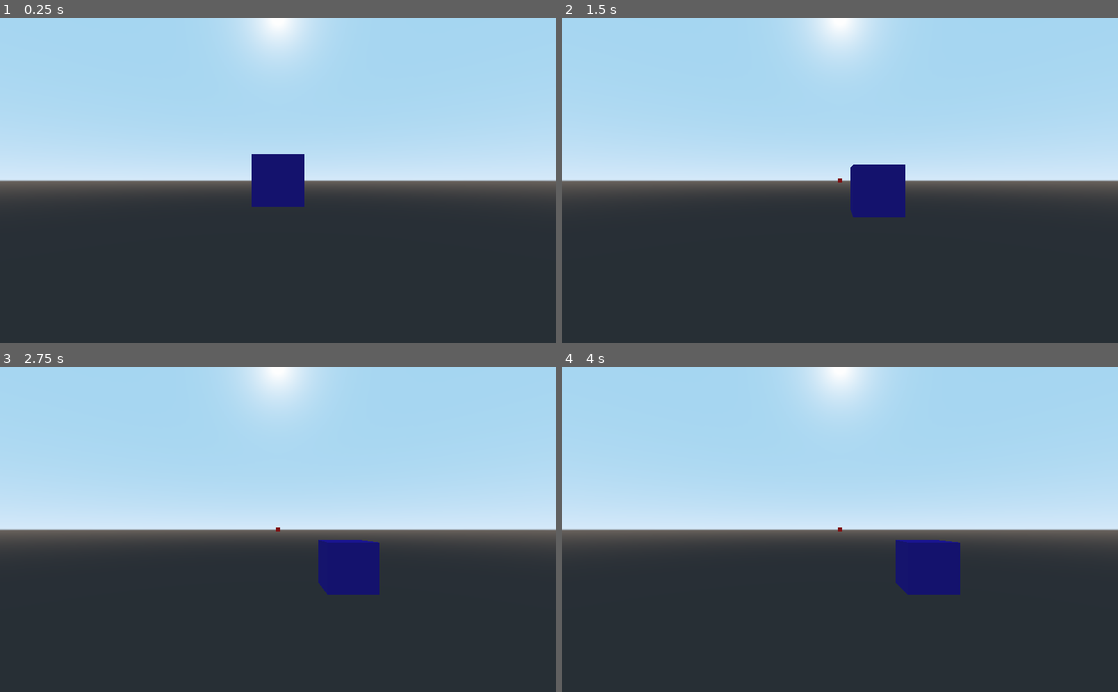
Above: before the commit, frames 1-4 (two rows, left to right).
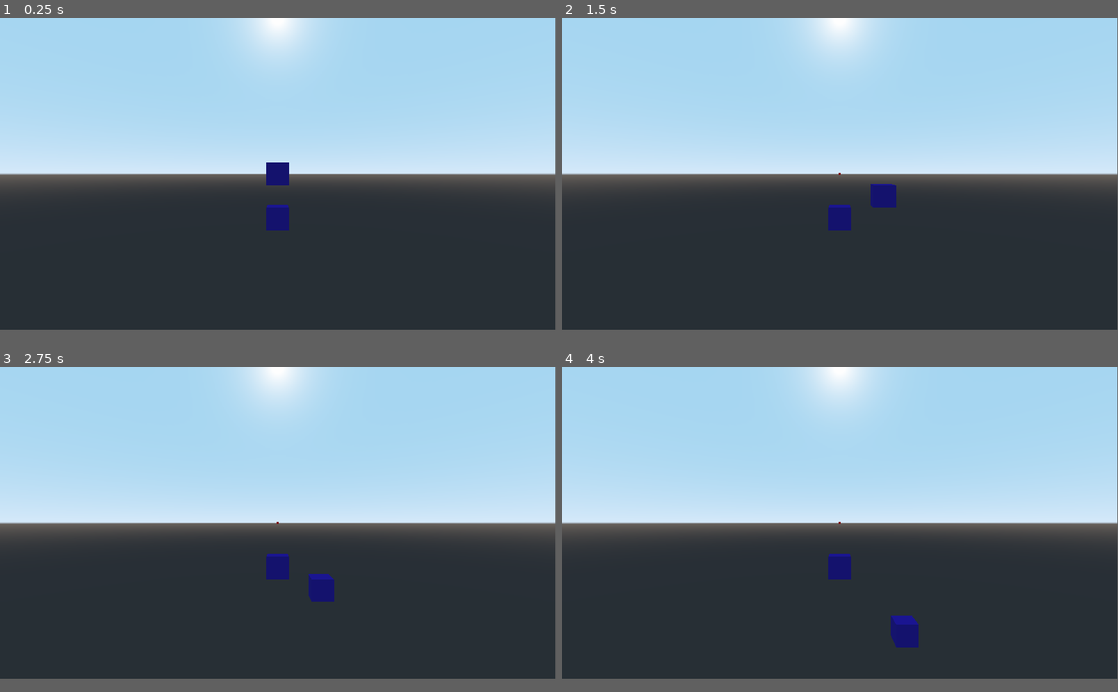
Above: after the commit, the same moments.

Repository: RichTeaMan/godot-tetris
Game: Godot game, scene res://Main.tscn
Same seed, same stepped clock (60 frames per second), same inputs: the game is played once before the commit and once after it.
Inputs:
- Up to frame 1 (0.25 s): no input
- Up to frame 2 (1.5 s): tap Enter at 0.5 s; hold D (right) 0.53-1.28 s; hold S (down) from 1.28 s (still down)
- Up to frame 3 (2.75 s): release S (down) at 2.03 s; hold D (right) from 2.03 s (still down)
- Up to frame 4 (4 s): release D (right) at 3.53 s; hold A (left) from 3.53 s (still down)
In our replay, the window is 800x468 before the commit and 799x449 after it. These sizes can differ from the game's own. Grey fills any space a smaller window leaves; there, only what the larger window draws over its background counts as a difference.

The runs differ from the first frame. In frame 1, 4.2% of the frame differs, in the area x 0-100%, y 0-66%; in frame 2, 4.2%; in frame 3, 5.2%; in frame 4, 5.6%, in the area x 0-100%, y 0-87%.

Commit message:
Added basic time based controls.

Diff:
--- a/Main.gd
+++ b/Main.gd
@@ -8,10 +8,16 @@
 
 var current_block
 
+var pressed = false
+
 
 # Called when the node enters the scene tree for the first time.
 func _ready():
-	var basic_block = basic_block_scene.instance();
+	var guard_block = basic_block_scene.instance();
+	guard_block.translation = Vector3(0, -2, 0)
+	add_child(guard_block)
+
+	var basic_block = basic_block_scene.instance()
 
 	# get a random location
 	#var mob_spawn_location = get_node("SpawnPath/SpawnLocation")
@@ -35,7 +41,8 @@
 
 
 func _on_Timer_timeout():
-	pass # Replace with function body.
+	current_block.move_and_collide(Vector3(0, -1, 0))
+	pressed = false
 
 func _physics_process(delta):
 	var direction = Vector3.ZERO
@@ -47,4 +54,6 @@
 	if Input.is_action_pressed("down"):
 		direction.y -= 1
 
-	current_block.move_and_slide(direction, Vector3.UP)
+	if !pressed && direction != Vector3.ZERO:
+		current_block.move_and_collide(direction)
+		pressed = true
--- a/Main.tscn
+++ b/Main.tscn
@@ -14,6 +14,7 @@
 basic_block_scene = ExtResource( 2 )
 
 [node name="Timer" type="Timer" parent="."]
+autostart = true
 
 [node name="OriginPivot" type="Spatial" parent="."]
 
@@ -22,6 +23,6 @@
 material/0 = SubResource( 2 )
 
 [node name="Camera" type="Camera" parent="."]
-transform = Transform( 1, 0, 0, 0, 1, 0, 0, 0, 1, 0, 0, 4.95459 )
+transform = Transform( 1, 0, 0, 0, 1, 0, 0, 0, 1, 0, 0, 10.3442 )
 
 [connection signal="timeout" from="Timer" to="." method="_on_Timer_timeout"]
--- a/project.godot
+++ b/project.godot
@@ -13,6 +13,11 @@
 config/name="tetris"
 run/main_scene="res://Main.tscn"
 config/icon="res://icon.png"
+
+[display]
+
+window/size/width=1920
+window/size/height=1080
 
 [gui]
 
